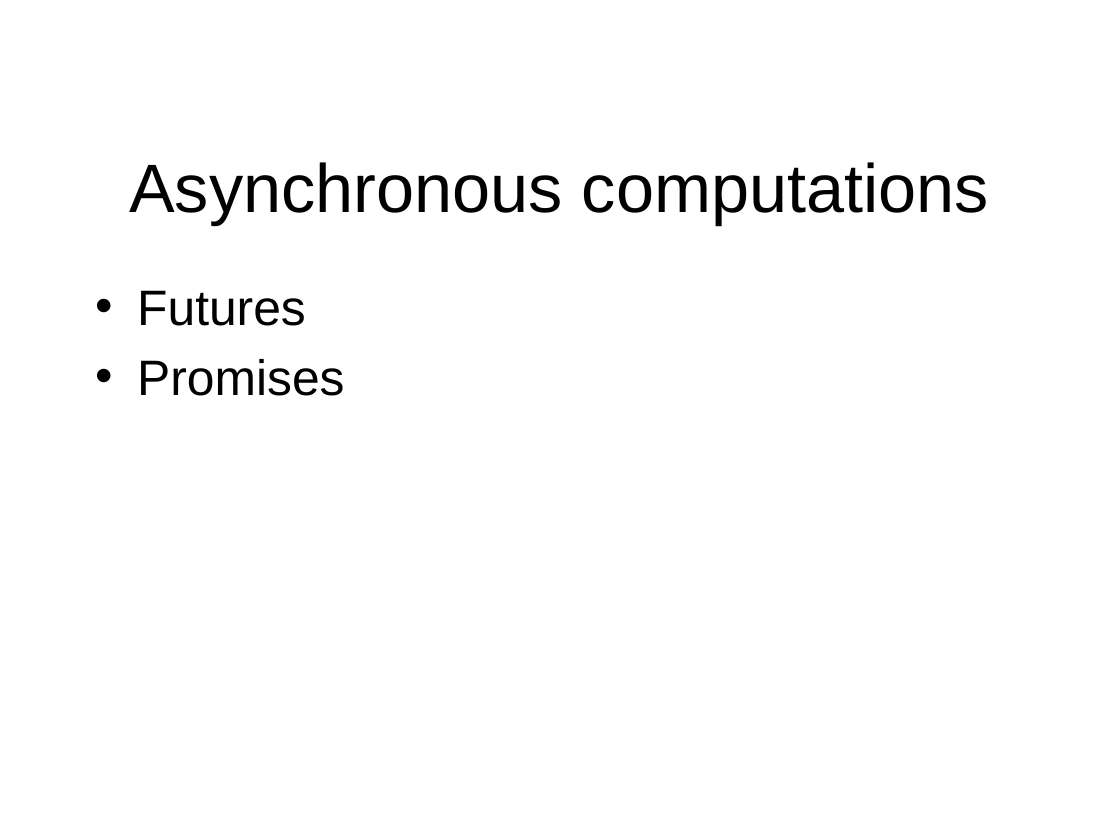
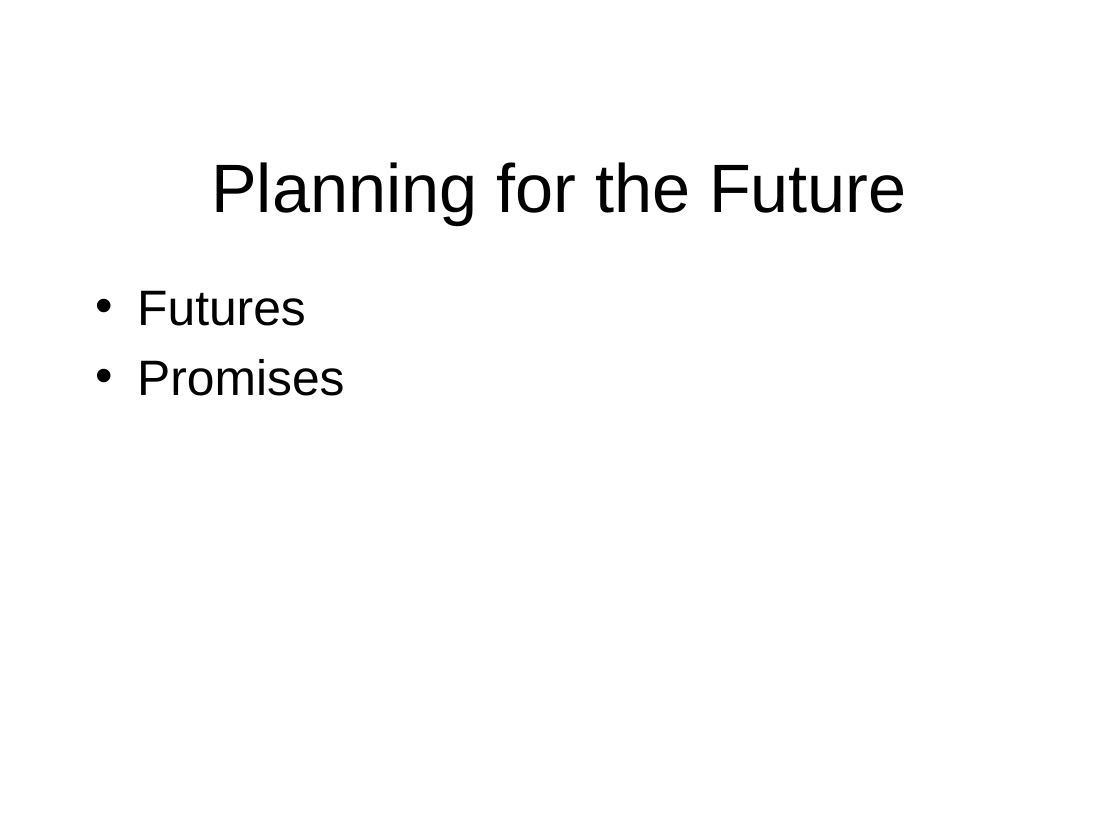
Before and after one commit to oscarrenalias/wjax-2012-play-async-apps, a slide deck: slide 7 of presentation/Asynchronous web apps with Play Framework 2.0.potx. Drawn at 1120x840 pixels with LibreOffice and Linux fonts; fonts in the diff are those of the drawing; background and template pictures are left out. Boxes give left, top, right and bottom in pixels: in the first picture for what was removed or moved away, otherwise in the second. Text is boxed around its words. In the diff, an @@ line names an element or a change of style, - is before the commit and + after.

Commit message:
Some changes to the presentation.

```diff
--- a/presentation/Asynchronous web apps with Play Framework 2.0.potx
+++ b/presentation/Asynchronous web apps with Play Framework 2.0.potx
@@ title at box(211, 162, 907, 224): text changed @@
-Asynchronous computations
+Planning for the Future
```
Also in this commit, not shown: 1 other slide changed, 1 slide added.
